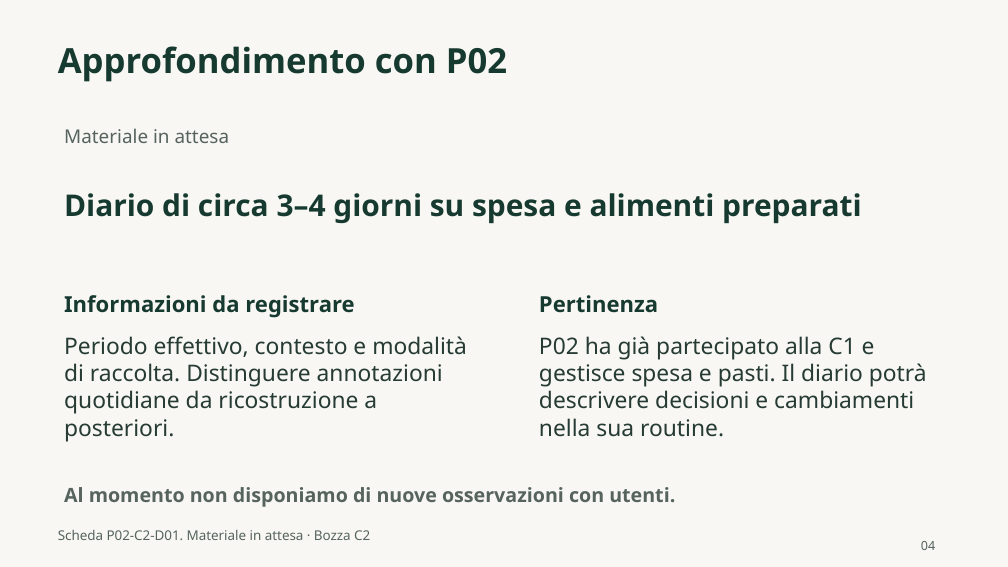
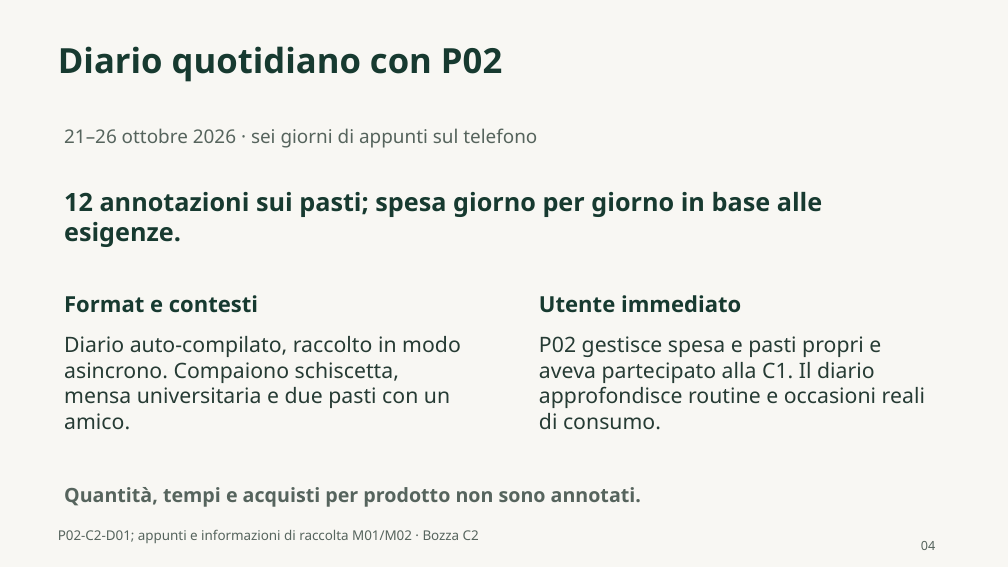
Before and after one commit to andremauroo/CIBY, a slide deck: slide 4 of C2/presentazione/bozza/CIBY-C2-bozza.pptx. Drawn at 1008x567 pixels with LibreOffice and Linux fonts; fonts in the diff are those of the drawing. Boxes give left, top, right and bottom in pixels: in the first picture for what was removed or moved away, otherwise in the second. Text is boxed around its words. In the diff, an @@ line names an element or a change of style, - is before the commit and + after.

Commit message:
C2: documenta diario P02 e integra l’analisi con C1

```diff
--- a/C2/presentazione/bozza/CIBY-C2-bozza.pptx
+++ b/C2/presentazione/bozza/CIBY-C2-bozza.pptx
@@ text at (58, 46, 502, 82): text changed @@
-Approfondimento con P02
+Diario quotidiano con P02
@@ text at (64, 128, 537, 148): text changed @@
-Materiale in attesa
+21–26 ottobre 2026 · sei giorni di appunti sul telefono
@@ text at (64, 192, 823, 247): text changed; size 28.5 to 24 pt @@
-Diario di circa 3–4 giorni su spesa e alimenti preparati
+12 annotazioni sui pasti; spesa giorno per giorno in base alle esigenze.
@@ text at (64, 295, 258, 313): text changed @@
-Informazioni da registrare
+Format e contesti
@@ text at (539, 295, 741, 313): text changed @@
-Pertinenza
+Utente immediato
@@ text at (64, 336, 461, 430): text changed; size 21.8 to 20.2 pt @@
-Periodo effettivo, contesto e modalità di raccolta. Distinguere annotazioni quotidiane da ricostruzione a posteriori.
+Diario auto-compilato, raccolto in modo asincrono. Compaiono schiscetta, mensa universitaria e due pasti con un amico.
@@ text at (539, 336, 925, 430): text changed; size 21.8 to 20.2 pt @@
-P02 ha già partecipato alla C1 e gestisce spesa e pasti. Il diario potrà descrivere decisioni e cambiamenti nella sua routine.
+P02 gestisce spesa e pasti propri e aveva partecipato alla C1. Il diario approfondisce routine e occasioni reali di consumo.
@@ text at (64, 487, 641, 507): text changed @@
-Al momento non disponiamo di nuove osservazioni con utenti.
+Quantità, tempi e acquisti per prodotto non sono annotati.
@@ text at (58, 529, 479, 543): text changed @@
-Scheda P02-C2-D01. Materiale in attesa · Bozza C2
+P02-C2-D01; appunti e informazioni di raccolta M01/M02 · Bozza C2
```
Also in this commit, not shown: 8 other slides changed, 1 slide added, 1 slide removed, 24 other files.
